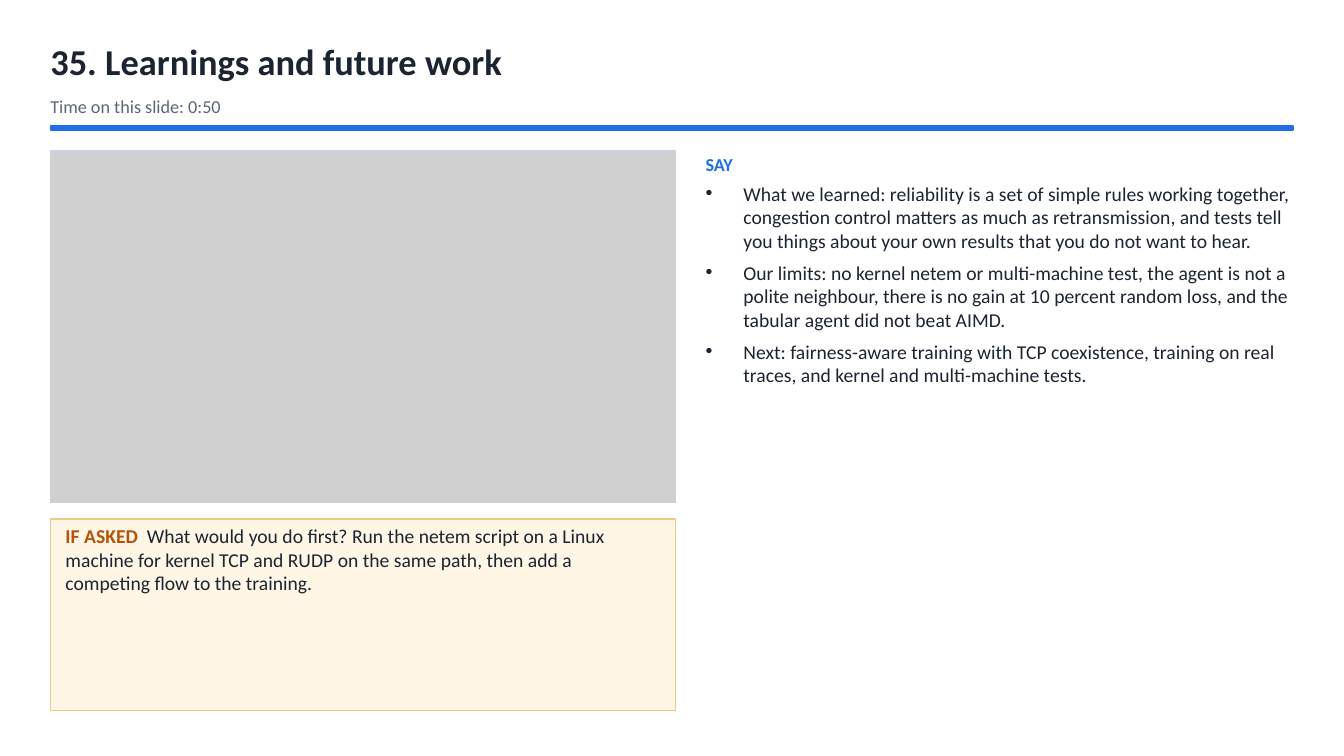
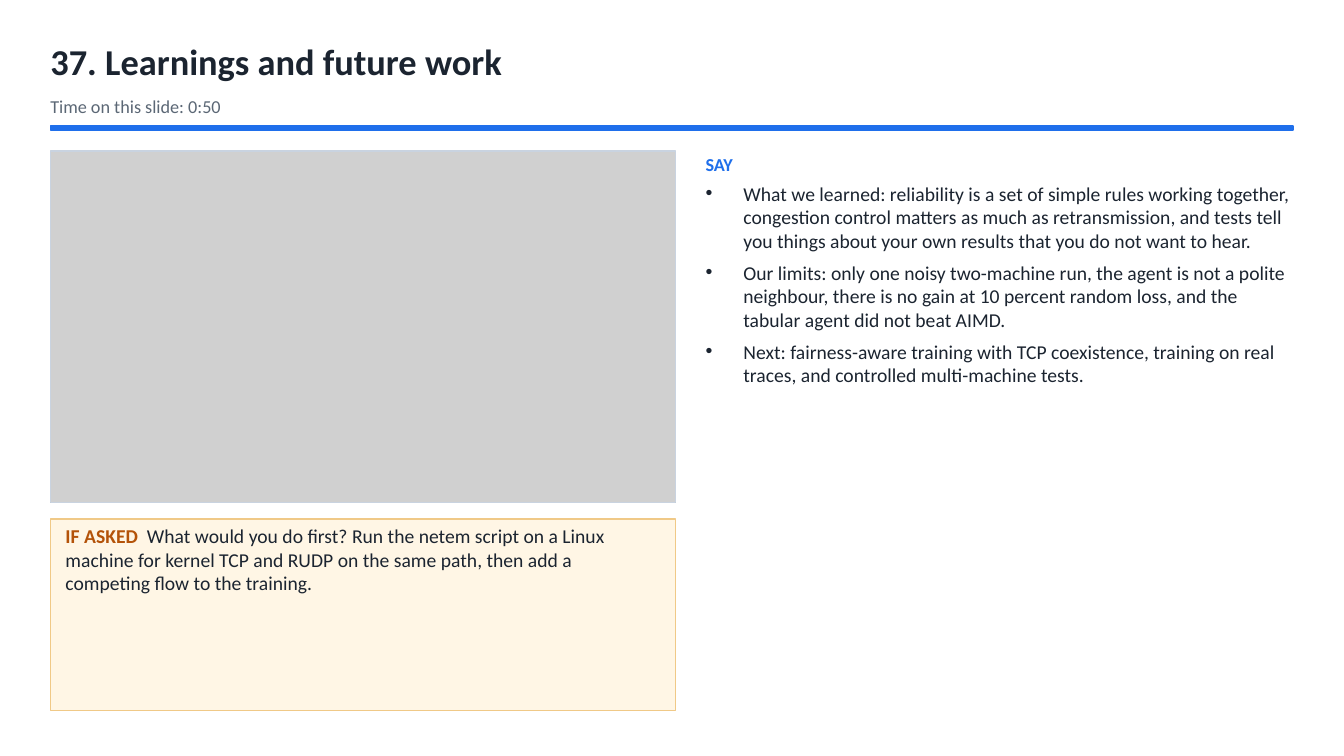
Before and after one commit to Capsturrrr/REPLIC, a slide deck: slide 39 of docs/RUDP_Host_Guide.pptx (slide 37 before the commit). Drawn at 1344x756 pixels with LibreOffice and Linux fonts; fonts in the diff are those of the drawing; grey boxes stand for pictures. Boxes give left, top, right and bottom in pixels: in the first picture for what was removed or moved away, otherwise in the second. Text is boxed around its words. In the diff, an @@ line names an element or a change of style, - is before the commit and + after.

```diff
--- a/docs/RUDP_Host_Guide.pptx
+++ b/docs/RUDP_Host_Guide.pptx
@@ text at (50, 49, 502, 81): text changed @@
-35. Learnings and future work
+37. Learnings and future work
@@ text at (743, 266, 1285, 385): text changed @@
-• Our limits: no kernel netem or multi-machine test, the agent is not a polite neighbour, there is no gain at 10 percent random loss, and the tabular agent did not beat AIMD.
-• Next: fairness-aware training with TCP coexistence, training on real traces, and kernel and multi-machine tests.
+• Our limits: only one noisy two-machine run, the agent is not a polite neighbour, there is no gain at 10 percent random loss, and the tabular agent did not beat AIMD.
+• Next: fairness-aware training with TCP coexistence, training on real traces, and controlled multi-machine tests.
```
Also in this commit, not shown: 7 other slides changed, 2 slides added, 5 other files.
